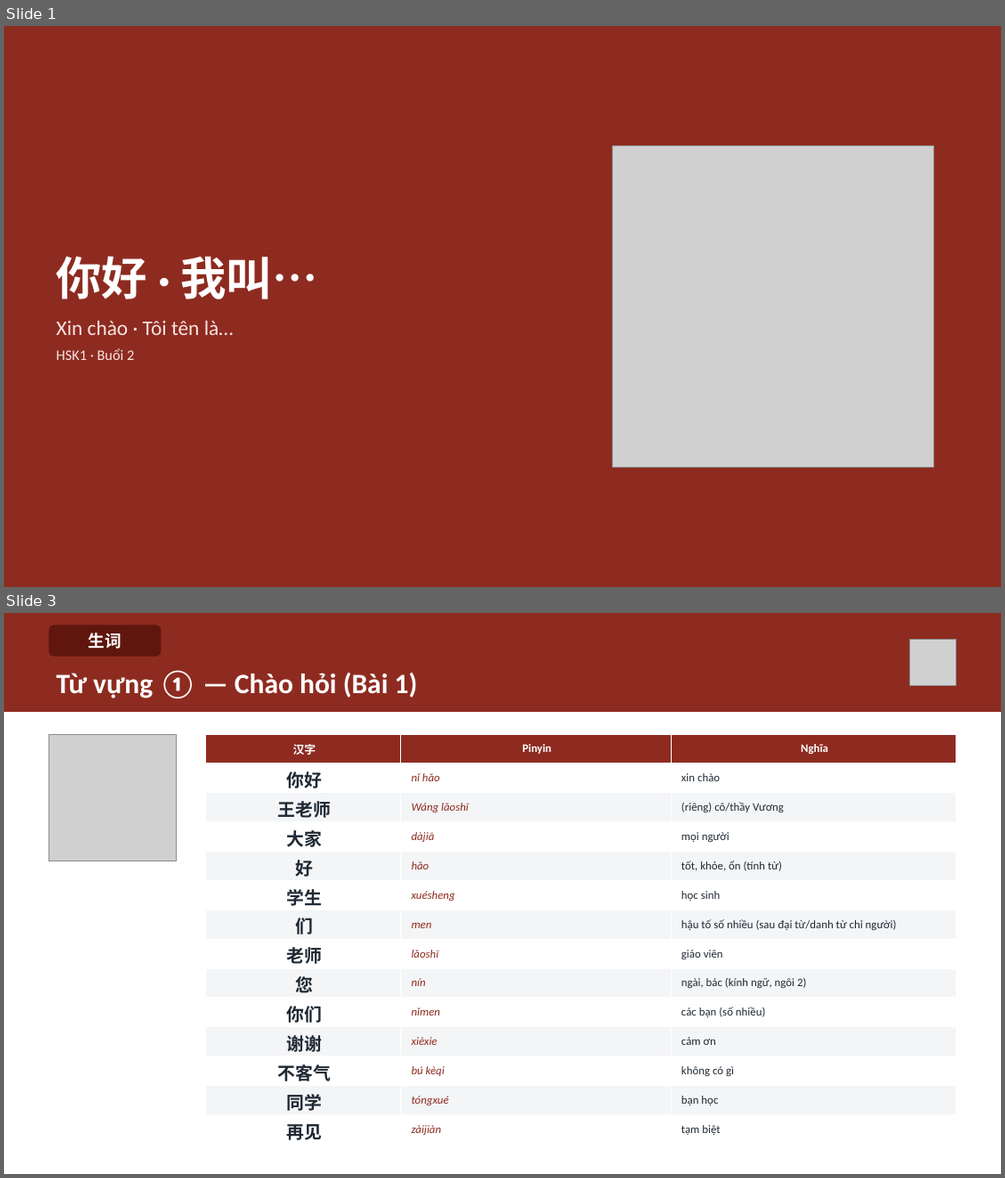
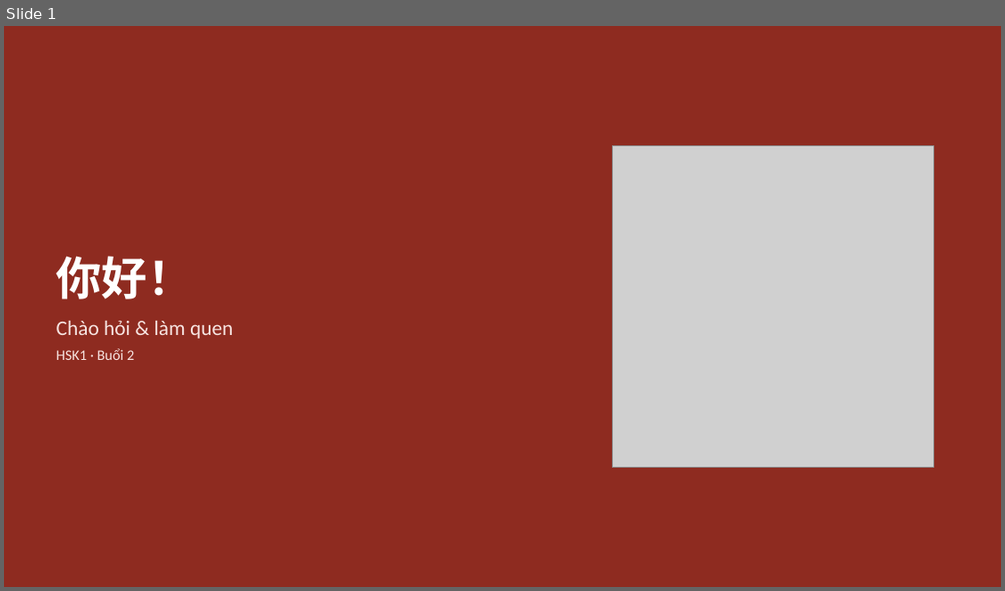
Before and after one commit to HuyenNguyen911/chinese-learning-os, a slide deck: output/hsk1/buoi02_chaohoi_lamquen/slide/Buoi-02-Chaohoi-Lamquen.pptx. Shown one above the other, each under a label of ours: slides 1 and 3 before the commit, slide 1 after it; the slides between them are not shown. The pictures are 1005x1178 and 1005x591 pixels, drawn with LibreOffice and Linux fonts; fonts in the diff are those of the drawing; grey boxes stand for pictures. Boxes give left, top, right and bottom in pixels: in the first picture for what was removed or moved away, otherwise in the second. Text is boxed around its words. In the diff, an @@ line names an element or a change of style, - is before the commit and + after.

```diff
--- a/output/hsk1/buoi02_chaohoi_lamquen/slide/Buoi-02-Chaohoi-Lamquen.pptx
+++ b/output/hsk1/buoi02_chaohoi_lamquen/slide/Buoi-02-Chaohoi-Lamquen.pptx
@@ slide 3 removed at [4, 613, 1001, 1174], background #FFFFFF @@
@@ rectangle removed at [4, 613, 1001, 712] @@
@@ rounded rectangle removed at [48, 625, 161, 657] @@
-生词
@@ picture removed at [909, 639, 956, 686] @@
@@ text removed at [57, 670, 418, 698] @@
-Từ vựng ① — Chào hỏi (Bài 1)
@@ picture removed at [48, 734, 176, 861] @@
@@ table removed at [206, 734, 956, 1144], 14 rows, 3 columns @@
-汉字 | Pinyin | Nghĩa
-你好 | nǐ hǎo | xin chào
-王老师 | Wáng lǎoshī | (riêng) cô/thầy Vương
-大家 | dàjiā | mọi người
-好 | hǎo | tốt, khỏe, ổn (tính từ)
-学生 | xuésheng | học sinh
-们 | men | hậu tố số nhiều (sau đại từ/danh từ chỉ người)
-老师 | lǎoshī | giáo viên
-您 | nín | ngài, bác (kính ngữ, ngôi 2)
-你们 | nǐmen | các bạn (số nhiều)
-谢谢 | xièxie | cảm ơn
-不客气 | bú kèqi | không có gì
-同学 | tóngxué | bạn học
-再见 | zàijiàn | tạm biệt
@@ slide 1 changed as well @@
@@ text at [57, 256, 233, 338]: text changed @@
-你好 · 我叫…
-Xin chào · Tôi tên là…
+你好！
+Chào hỏi & làm quen
```
Also in this commit, not shown: 4 other slides changed, 28 slides added, 13 other slides removed, 24 other files.
